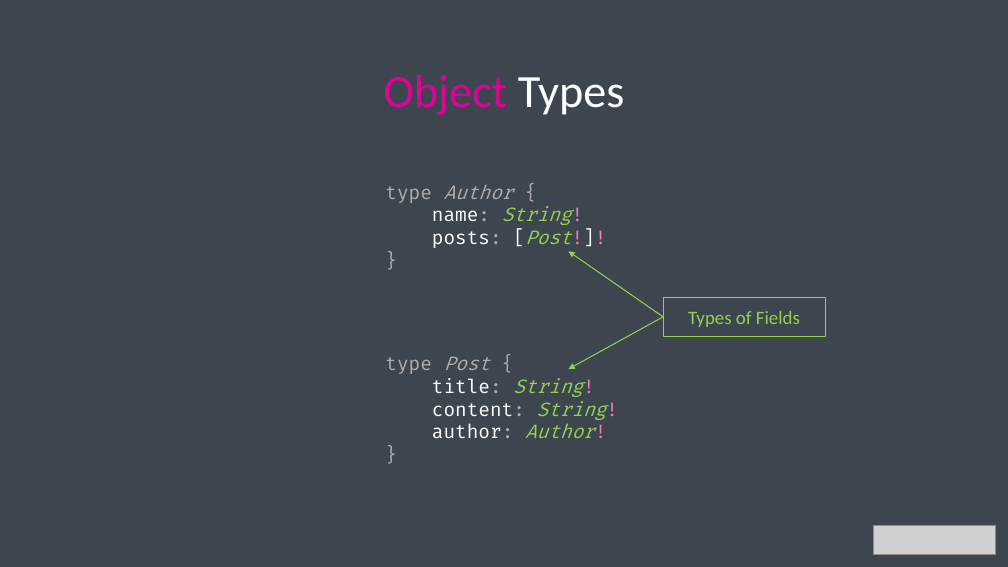
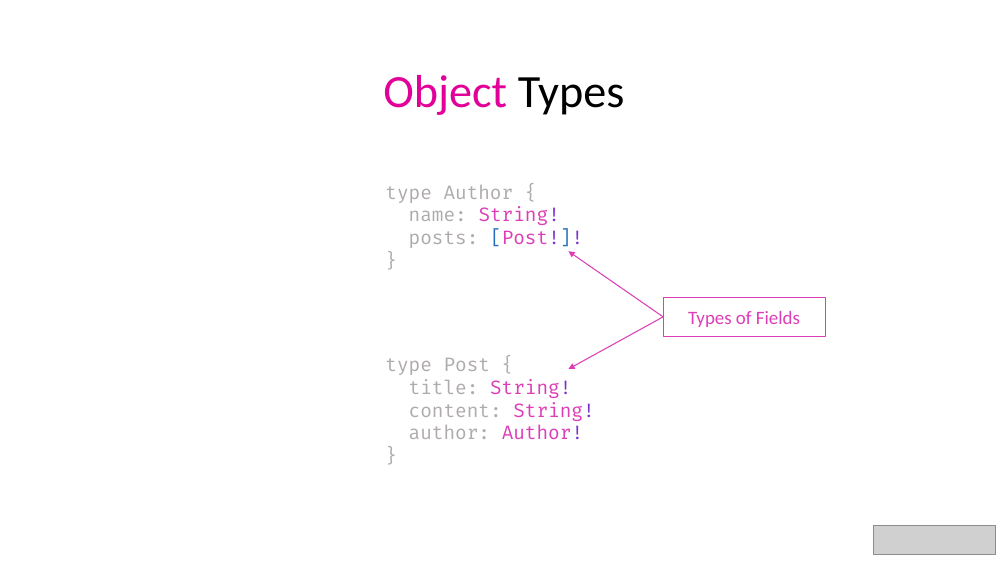
Before and after one commit to bytePassion/GraphQL-Talk, a slide deck: slide 28 of slides/GraphqlSlides.pptx. Drawn at 1008x567 pixels with LibreOffice and Linux fonts; fonts in the diff are those of the drawing; grey boxes stand for pictures. Boxes give left, top, right and bottom in pixels: in the first picture for what was removed or moved away, otherwise in the second. Text is boxed around its words. In the diff, an @@ line names an element or a change of style, - is before the commit and + after.

Commit message:
switch to light theme for slides

```diff
--- a/slides/GraphqlSlides.pptx
+++ b/slides/GraphqlSlides.pptx
@@ background #3D464F to #FFFFFF @@
@@ title "Object Types" at (x1=383, y1=75, x2=625, y2=115): text colour #FFFFFF to #000000 in "Types" @@
@@ text at (x1=385, y1=185, x2=583, y2=248): italic off in "Author", "String!", "[Post!]!"; text colour #FFFFFF to #AFABAB in "name:", "posts:"; text colour #92D050 to #DC3EB7, text colour #F577C0 to #7B30D0 in "String!", "[Post!]!"; text colour #FFFFFF to #236EBF, text colour #FF79C6 to #7B30D0 in "[Post!]!" @@
@@ arrow (663, 317) - (569, 251): stroke #92D050 1 pt to #DC3EB7 1 pt @@
@@ rectangle "Types of Fields" at (x1=663, y1=297, x2=825, y2=337): text colour #92D050 to #DC3EB7; outline #92D050 1 pt to #DC3EB7 1 pt @@
@@ arrow (663, 317) - (569, 369): stroke #92D050 1 pt to #DC3EB7 1 pt @@
@@ text at (x1=385, y1=358, x2=594, y2=439): italic off in "Post", "String!", "String!", "Author!"; text colour #FFFFFF to #AFABAB in "title:", "content:", "author:"; text colour #92D050 to #DC3EB7, text colour #F577C0 to #7B30D0 in "String!", "String!", "Author!" @@
```
Also in this commit, not shown: 54 other slides changed, 3 slides removed.
